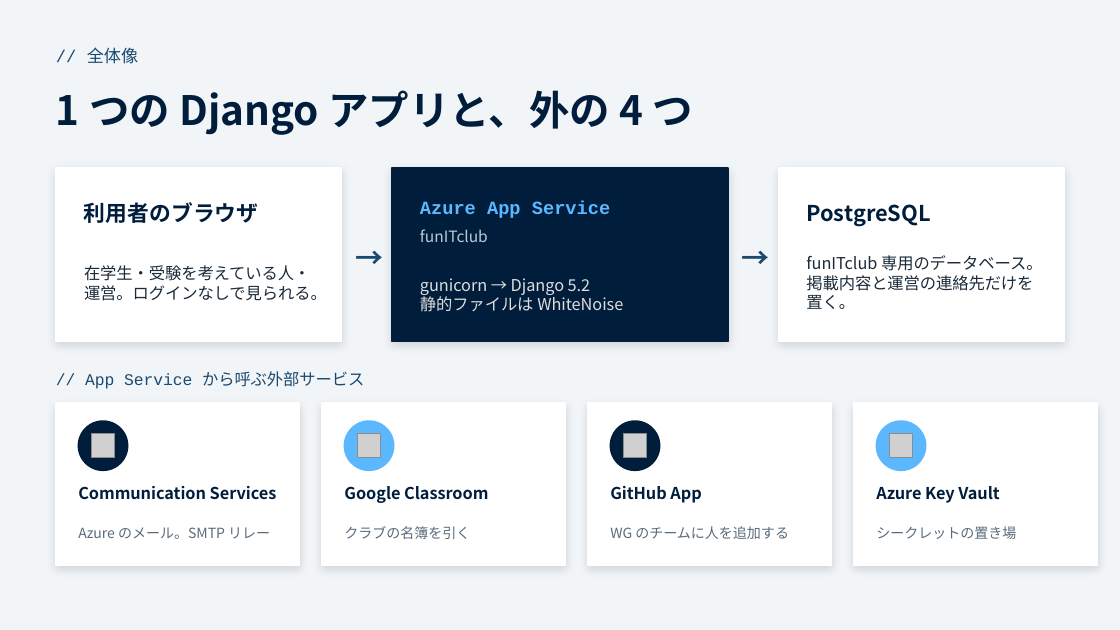
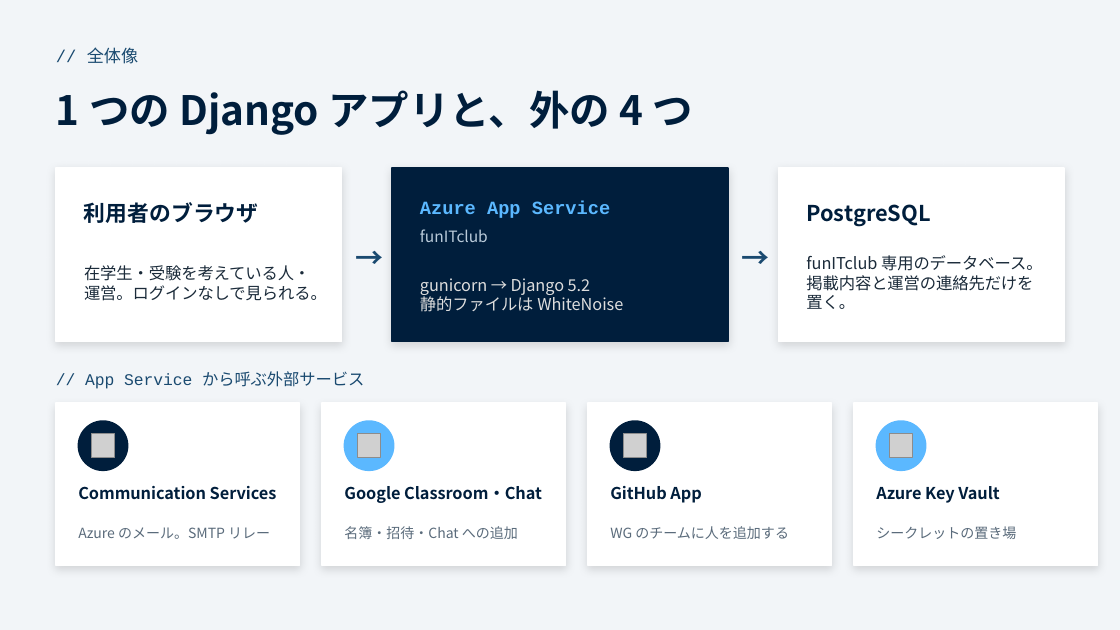
Before and after one commit to funITclub/homepage, a slide deck: slide 2 of static/guide/04_アプリケーション構成.pptx. Drawn at 1120x630 pixels with LibreOffice and Linux fonts; fonts in the diff are those of the drawing; grey boxes stand for pictures. Boxes give left, top, right and bottom in pixels: in the first picture for what was removed or moved away, otherwise in the second. Text is boxed around its words. In the diff, an @@ line names an element or a change of style, - is before the commit and + after.

```diff
--- a/static/guide/04_アプリケーション構成.pptx
+++ b/static/guide/04_アプリケーション構成.pptx
@@ text at (344, 486, 542, 503): text changed @@
-Google Classroom
+Google Classroom・Chat
@@ text at (344, 526, 518, 539): text changed @@
-クラブの名簿を引く
+名簿・招待・Chat への追加
```
Also in this commit, not shown: 3 other slides changed, 5 other files.
